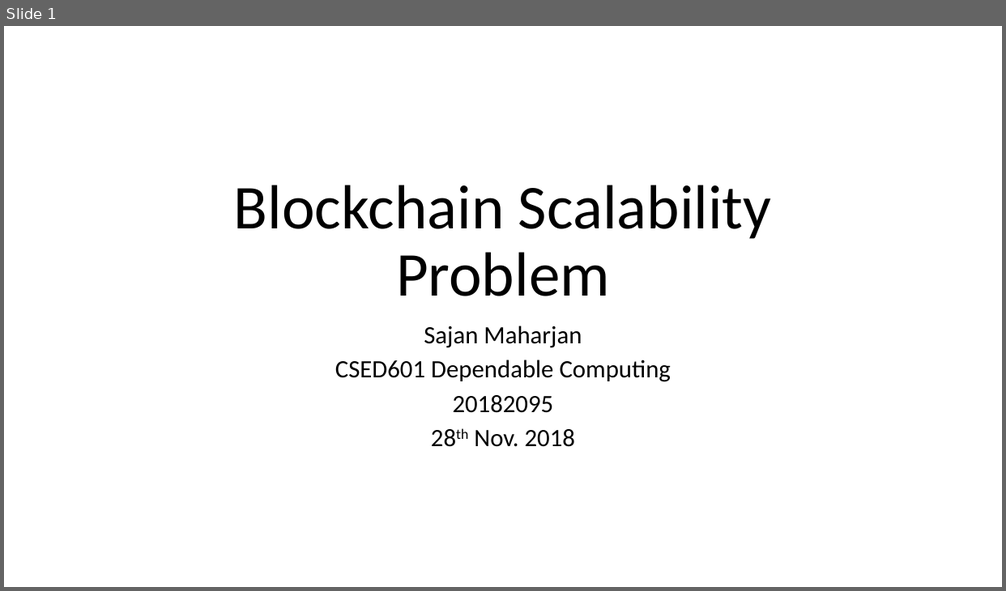
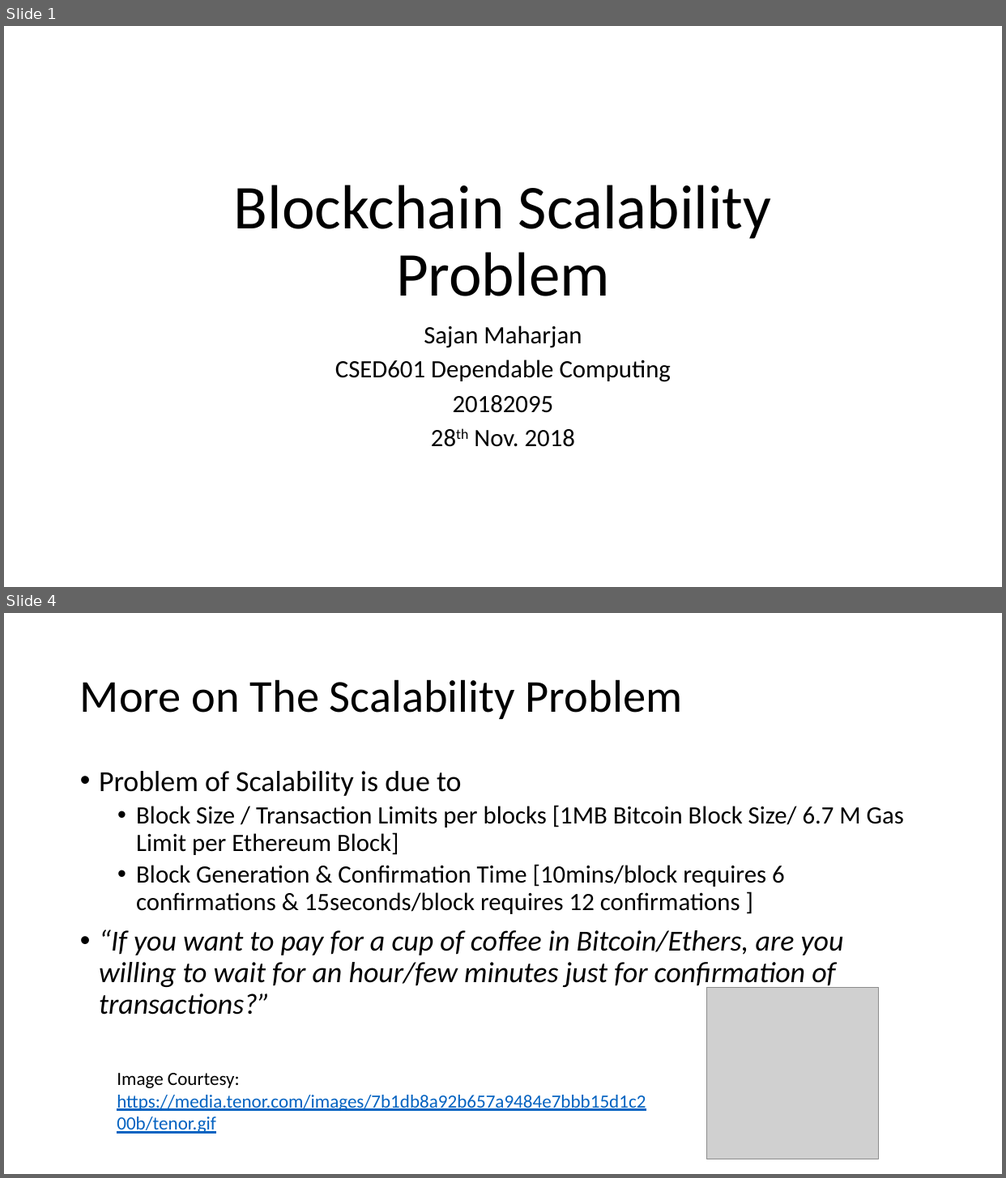
Before and after one commit to Tsajan/2018FallSemPOSTECH, a slide deck: CSED601 Dependable Computing/BlockchainScalabilityProblem.pptx. Shown one above the other, each under a label of ours: slide 1 before the commit, slides 1 and 4 after it; the slides between them are not shown. The pictures are 1006x591 and 1006x1178 pixels, drawn with LibreOffice and Linux fonts; fonts in the diff are those of the drawing; grey boxes stand for pictures. Boxes give left, top, right and bottom in pixels: in the first picture for what was removed or moved away, otherwise in the second. Text is boxed around its words. In the diff, an @@ line names an element or a change of style, - is before the commit and + after.

```diff
--- a/CSED601 Dependable Computing/BlockchainScalabilityProblem.pptx
+++ b/CSED601 Dependable Computing/BlockchainScalabilityProblem.pptx
@@ slide 4 added at box(4, 613, 1002, 1174), background #FFFFFF @@
@@ title added at box(80, 679, 682, 719), 44 pt, text #000000 @@
+More on The Scalability Problem
@@ text added at box(99, 771, 904, 1015), 24 pt, text #000000 @@
+• Problem of Scalability is due to
+  • Block Size / Transaction Limits per blocks [1MB Bitcoin Block Size/ 6.7 M Gas Limit per Ethereum Block]
+  • Block Generation & Confirmation Time [10mins/block requires 6 confirmations & 15seconds/block requires 12 confirmations ]
+• “If you want to pay for a cup of coffee in Bitcoin/Ethers, are you willing to wait for an hour/few minutes just for confirmation of transactions?”
@@ picture added at box(707, 987, 879, 1159) @@
@@ text added at box(117, 1073, 646, 1134), 18 pt, text #0563C1, underline @@
+Image Courtesy: https://media.tenor.com/images/7b1db8a92b657a9484e7bbb15d1c200b/tenor.gif
```
Also in this commit, not shown: 3 slides changed, 12 other slides added, 20 other files.
